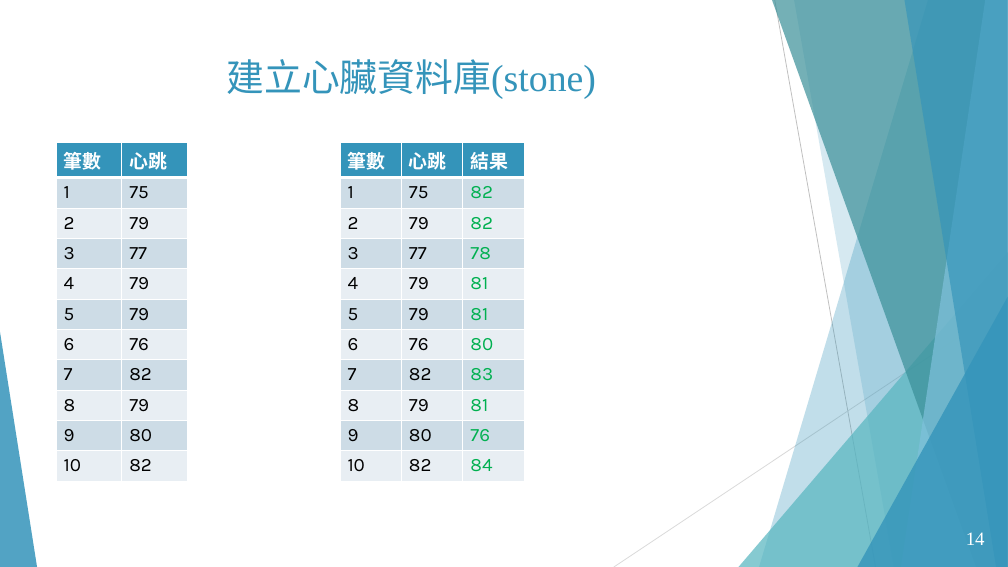
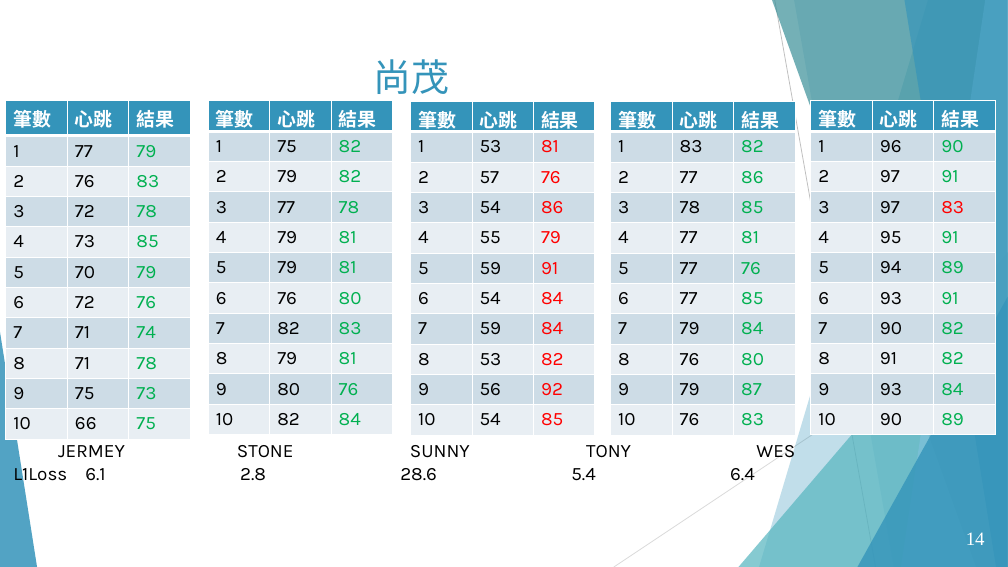
Before and after one commit to ananzeng/mmwave_vsd, a slide deck: slide 14 of 資料庫分析.pptx. Drawn at 1008x567 pixels with LibreOffice and Linux fonts; fonts in the diff are those of the drawing; background and template pictures are left out. Boxes give left, top, right and bottom in pixels: in the first picture for what was removed or moved away, otherwise in the second. Text is boxed around its words. In the diff, an @@ line names an element or a change of style, - is before the commit and + after.

```diff
--- a/資料庫分析.pptx
+++ b/資料庫分析.pptx
@@ title at (374,59,450,102): text changed; font Times New Roman to Noto Sans CJK SC @@
-建立心臟資料庫(stone)
+尚茂
@@ table at (6,101,190,434) @@
-column 2: 心跳 | 75 | 79 | 77 | 79 | 79 | 76 | 82 | 79 | 80 | 82
+column 2: 心跳 | 77 | 76 | 72 | 73 | 70 | 72 | 71 | 71 | 75 | 66
+column 3: 結果 | 79 | 83 | 78 | 85 | 79 | 76 | 74 | 78 | 73 | 75
@@ table: place and size @@
-table at (56,143,188,476)
+table at (6,101,190,434)
@@ table: place and size @@
-table at (340,143,524,476)
+table at (208,101,392,434)
@@ table added at (411,101,594,435), 11 rows, 3 columns @@
+筆數 | 心跳 | 結果
+1 | 53 | 81
+2 | 57 | 76
+3 | 54 | 86
+4 | 55 | 79
+5 | 59 | 91
+6 | 54 | 84
+7 | 59 | 84
+8 | 53 | 82
+9 | 56 | 92
+10 | 54 | 85
@@ table added at (611,101,795,435), 11 rows, 3 columns @@
+筆數 | 心跳 | 結果
+1 | 83 | 82
+2 | 77 | 86
+3 | 78 | 85
+4 | 77 | 81
+5 | 77 | 76
+6 | 77 | 85
+7 | 79 | 84
+8 | 76 | 80
+9 | 79 | 87
+10 | 76 | 83
@@ table added at (811,101,995,434), 11 rows, 3 columns @@
+筆數 | 心跳 | 結果
+1 | 96 | 90
+2 | 97 | 91
+3 | 97 | 83
+4 | 95 | 91
+5 | 94 | 89
+6 | 93 | 91
+7 | 90 | 82
+8 | 91 | 82
+9 | 93 | 84
+10 | 90 | 89
@@ text added at (58,445,795,463), 18 pt, text #000000 @@
+JERMEY STONE SUNNY TONY WES
@@ text added at (13,463,755,486), 18 pt, text #000000 @@
+L1Loss 6.1 2.8 28.6 5.4 6.4
```
Also in this commit, not shown: 1 other slide changed, 4 slides removed.
